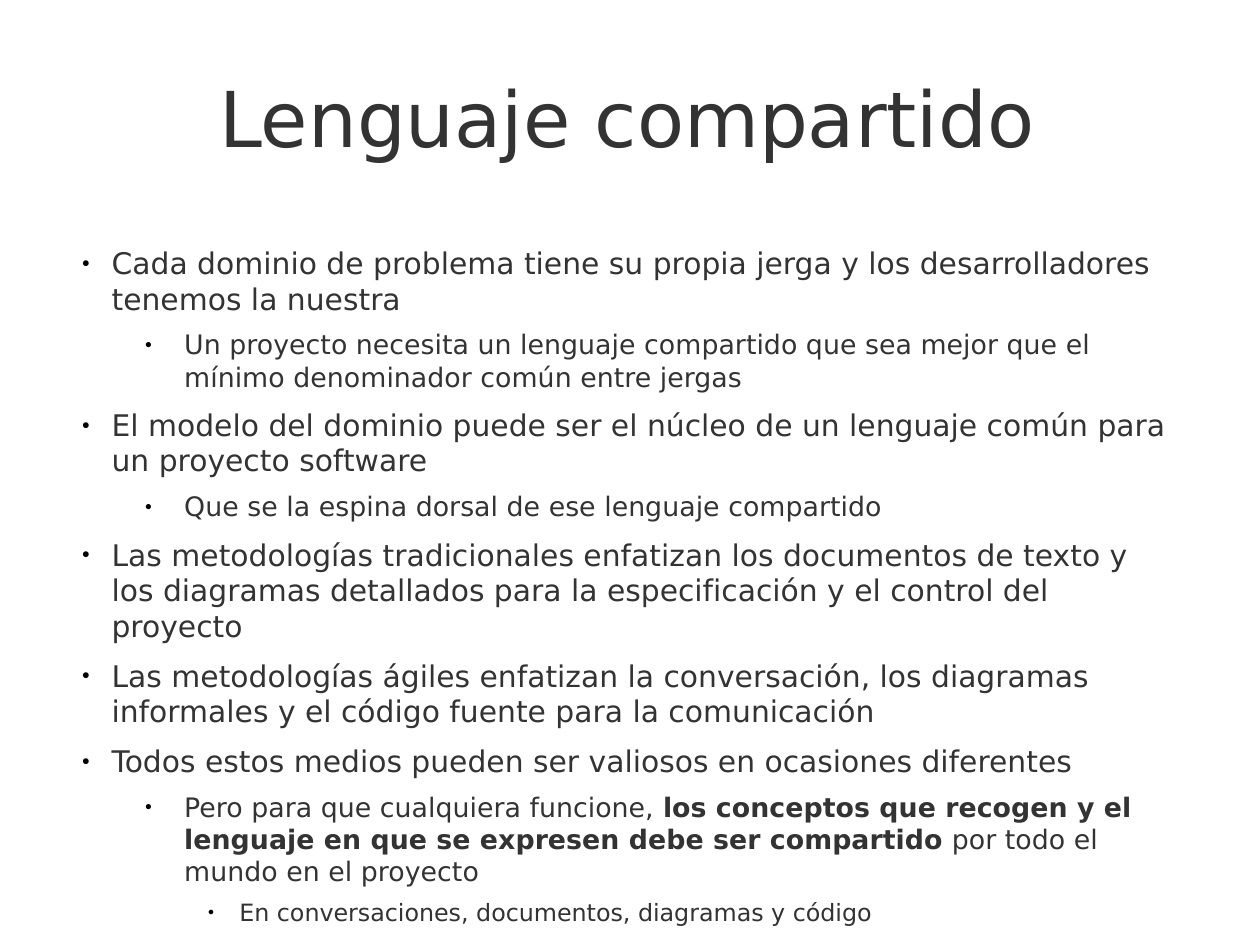
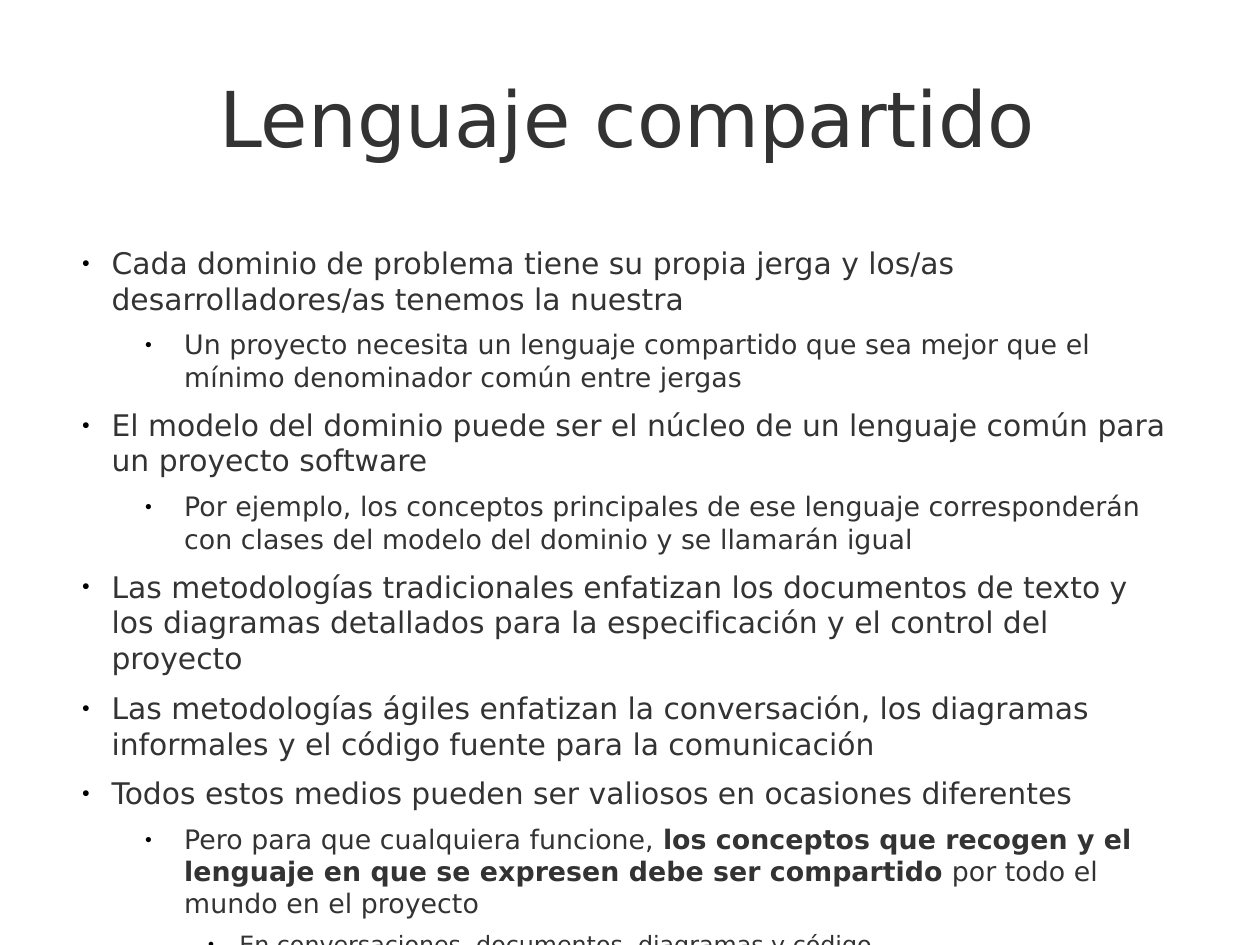
Before and after one commit to UNIZAR-30249-LabIS/ddd-slides, a slide deck: slide 23 of 8i_LabIS-D01-DomainDrivenDesign-Introducción.odp (slide 21 before the commit). Drawn at 1260x945 pixels with LibreOffice and Linux fonts; fonts in the diff are those of the drawing; background and template pictures are left out. Boxes give left, top, right and bottom in pixels: in the first picture for what was removed or moved away, otherwise in the second. Text is boxed around its words. In the diff, an @@ line names an element or a change of style, - is before the commit and + after.

```diff
--- a/8i_LabIS-D01-DomainDrivenDesign-Introducción.odp
+++ b/8i_LabIS-D01-DomainDrivenDesign-Introducción.odp
@@ text at (112, 251, 954, 313): text changed @@
-● Cada dominio de problema tiene su propia jerga y los desarrolladores tenemos la nuestra
+● Cada dominio de problema tiene su propia jerga y los/as desarrolladores/as tenemos la nuestra
@@ text at (184, 495, 1140, 554): text changed @@
-  ● Que se la espina dorsal de ese lenguaje compartido
+  ● Por ejemplo, los conceptos principales de ese lenguaje corresponderán con clases del modelo del dominio y se llamarán igual
@@ text at (18, 866, 607, 914): text changed @@
-Salvo que se indique lo contrario, este trabajo es © 21/04/2019 Rubén Béjar http://www.rubenbejar.com
+Salvo que se indique lo contrario, este trabajo es © 19/02/2022 Rubén Béjar http://www.rubenbejar.com
```
Also in this commit, not shown: 43 other slides changed, 2 slides added, 3 other files.
